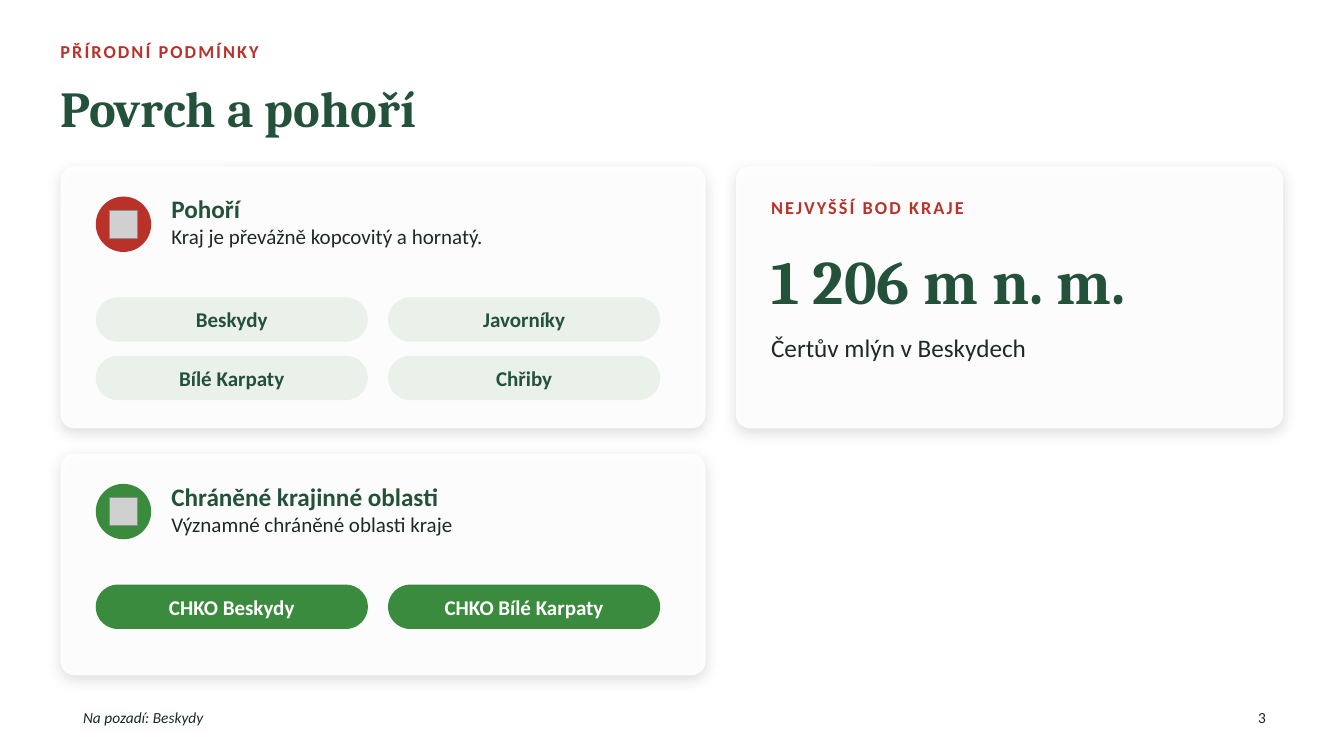
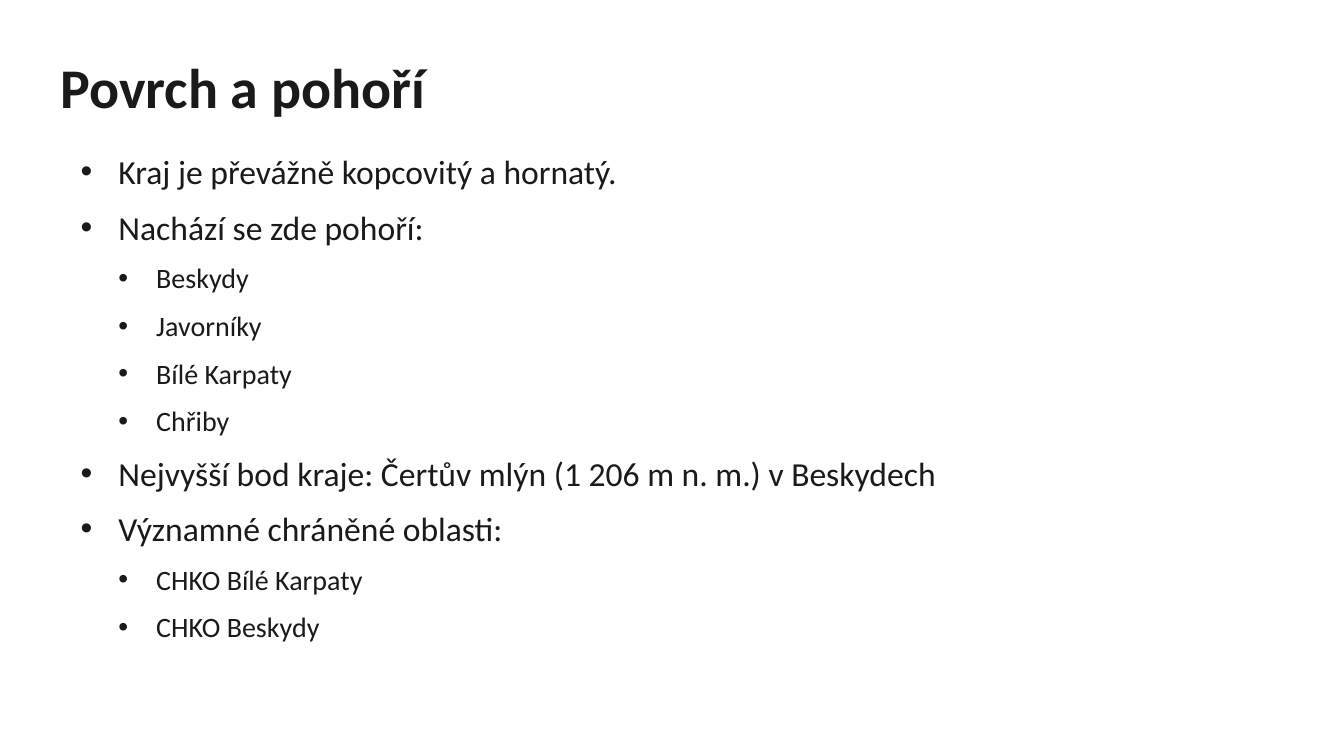
Before and after one commit to martinekst/study, a slide deck: slide 3 of zlinsky-kraj/Zlinsky_kraj.pptx. Drawn at 1344x756 pixels with LibreOffice and Linux fonts; fonts in the diff are those of the drawing; grey boxes stand for pictures; background and template pictures are left out. Boxes give left, top, right and bottom in pixels: in the first picture for what was removed or moved away, otherwise in the second. Text is boxed around its words. In the diff, an @@ line names an element or a change of style, - is before the commit and + after.

```diff
--- a/zlinsky-kraj/Zlinsky_kraj.pptx
+++ b/zlinsky-kraj/Zlinsky_kraj.pptx
@@ title "Povrch a pohoří": place and size @@
-title "Povrch a pohoří" at box(60, 91, 416, 138)
+title "Povrch a pohoří" at box(60, 68, 425, 117)
@@ title "Povrch a pohoří" at box(60, 68, 425, 117): size 36 to 40 pt, font Cambria to Calibri, text colour #24513A to #1A1A1A @@
@@ text removed at box(60, 43, 259, 58) @@
-PŘÍRODNÍ PODMÍNKY
@@ rounded rectangle removed at box(60, 166, 706, 429) @@
@@ text added at box(118, 160, 935, 642), 24 pt, text #1A1A1A @@
+• Kraj je převážně kopcovitý a hornatý.
+• Nachází se zde pohoří:
+  • Beskydy
+  • Javorníky
+  • Bílé Karpaty
+  • Chřiby
+• Nejvyšší bod kraje: Čertův mlýn (1 206 m n. m.) v Beskydech
+• Významné chráněné oblasti:
+  • CHKO Bílé Karpaty
+  • CHKO Beskydy
@@ rounded rectangle removed at box(736, 166, 1284, 429) @@
@@ ellipse removed at box(96, 197, 151, 252) @@
@@ text removed at box(171, 200, 483, 248) @@
-Pohoří
-Kraj je převážně kopcovitý a hornatý.
@@ text removed at box(771, 197, 1255, 227) @@
-NEJVYŠŠÍ BOD KRAJE
@@ picture removed at box(110, 211, 138, 239) @@
@@ text removed at box(771, 262, 1126, 305) @@
-1 206 m n. m.
@@ rounded rectangle removed at box(96, 297, 368, 342) @@
-Beskydy
@@ rounded rectangle removed at box(388, 297, 660, 342) @@
-Javorníky
@@ rounded rectangle removed at box(96, 356, 368, 400) @@
-Bílé Karpaty
@@ rounded rectangle removed at box(388, 356, 660, 400) @@
-Chřiby
@@ text removed at box(771, 337, 1026, 361) @@
-Čertův mlýn v Beskydech
@@ rounded rectangle removed at box(60, 454, 706, 676) @@
@@ ellipse removed at box(96, 484, 151, 539) @@
@@ picture removed at box(110, 498, 138, 526) @@
@@ text removed at box(171, 488, 452, 536) @@
-Chráněné krajinné oblasti
-Významné chráněné oblasti kraje
@@ rounded rectangle removed at box(96, 585, 368, 629) @@
-CHKO Beskydy
@@ rounded rectangle removed at box(388, 585, 660, 629) @@
-CHKO Bílé Karpaty
@@ text removed at box(83, 712, 203, 726) @@
-Na pozadí: Beskydy
@@ rectangle removed at box(1238, 701, 1287, 735) @@
@@ page number removed at box(1258, 713, 1266, 723) @@
-3
```
Also in this commit, not shown: 25 other slides changed, 2 slides added, 2 slides removed.
